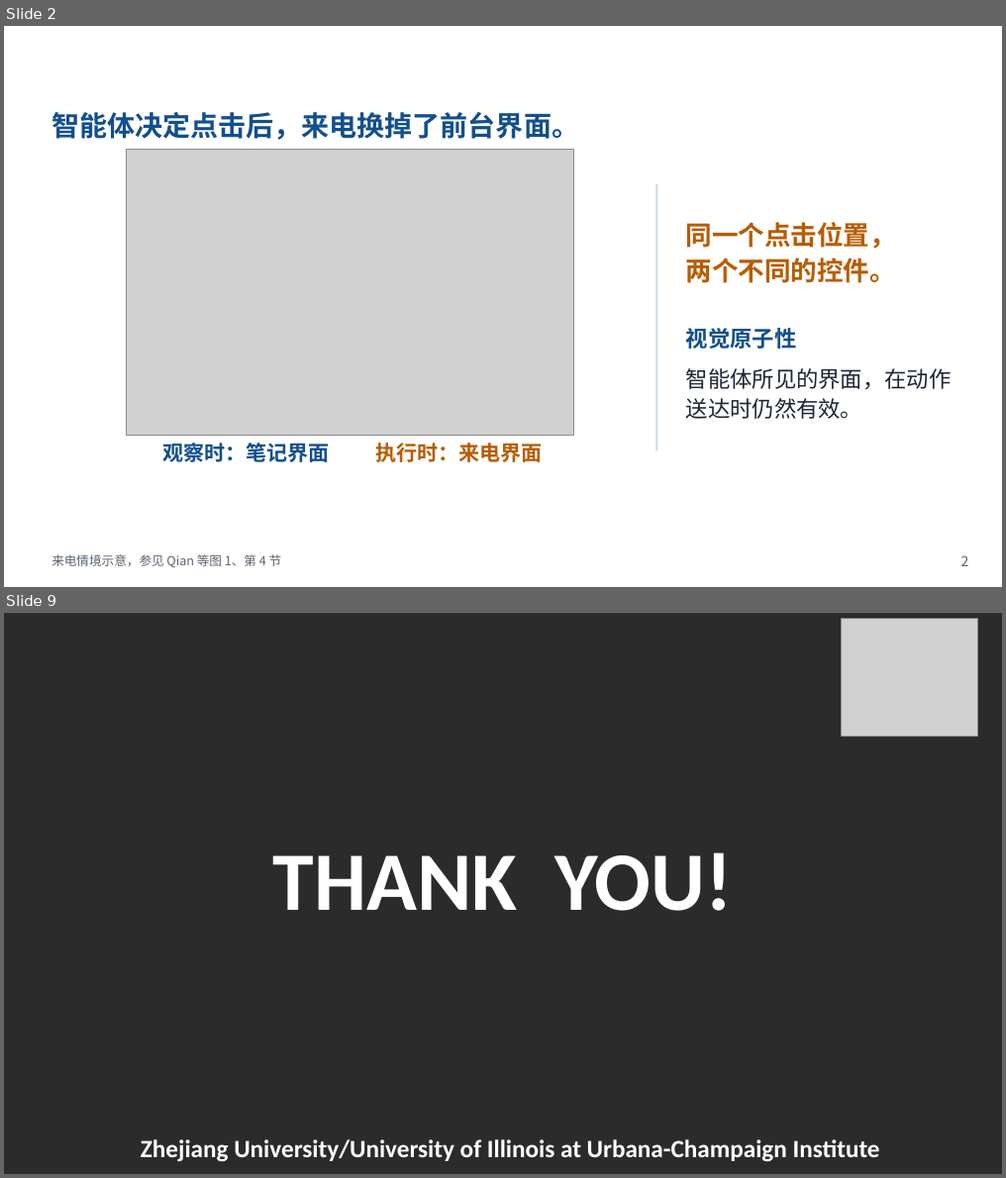
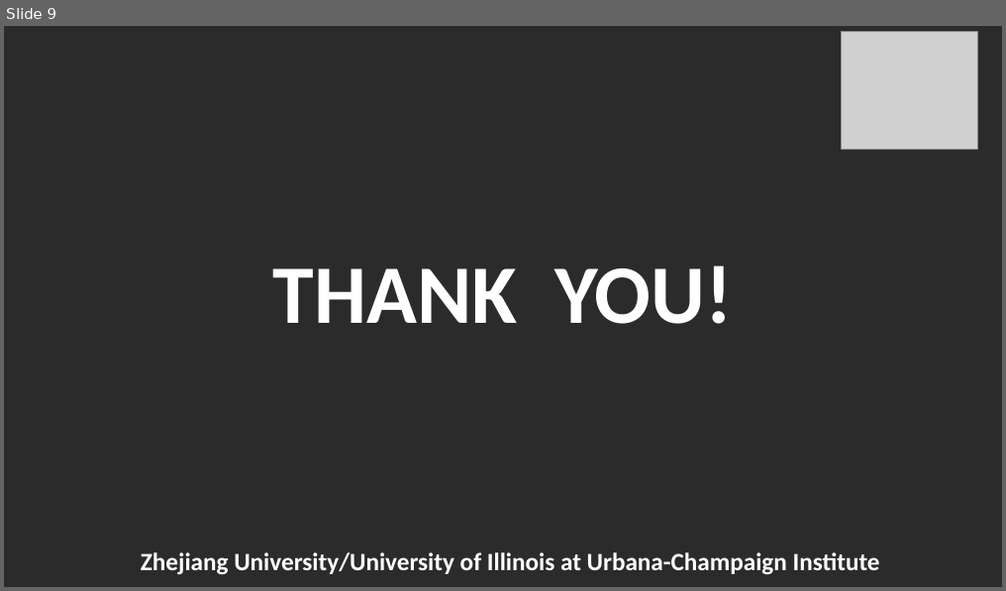
Before and after one commit to Novakru/ZJU-assignment-reports, a slide deck: review/presentation-zh.pptx. Shown one above the other, each under a label of ours: slides 2 and 9 before the commit, slide 9 after it; the slides between them are not shown. The pictures are 1006x1178 and 1006x591 pixels, drawn with LibreOffice and Linux fonts; fonts in the diff are those of the drawing; grey boxes stand for pictures; background and template pictures are left out; a plain dark background stands for a picture behind light text. Boxes give left, top, right and bottom in pixels: in the first picture for what was removed or moved away, otherwise in the second. Text is boxed around its words. In the diff, an @@ line names an element or a change of style, - is before the commit and + after.

Commit message:
Anchor Mind the Gap slides to the paper figures and tables

```diff
--- a/review/presentation-zh.pptx
+++ b/review/presentation-zh.pptx
@@ slide 2 removed at [4, 26, 1002, 587], background #FFFFFF @@
@@ text removed at [36, 30, 784, 69] @@
-来电打断一次点击
@@ text removed at [914, 28, 980, 66] @@
-ZJUI
@@ text removed at [52, 112, 579, 140] @@
-智能体决定点击后，来电换掉了前台界面。
@@ picture removed at [127, 150, 574, 435] @@
@@ rectangle removed at [655, 183, 657, 451] @@
@@ text removed at [686, 222, 896, 283] @@
-同一个点击位置，
-两个不同的控件。
@@ text removed at [686, 328, 797, 349] @@
-视觉原子性
@@ text removed at [686, 369, 951, 419] @@
-智能体所见的界面，在动作送达时仍然有效。
@@ text removed at [162, 443, 329, 463] @@
-观察时：笔记界面
@@ text removed at [375, 443, 542, 463] @@
-执行时：来电界面
@@ text removed at [52, 555, 282, 569] @@
-来电情境示意，参见 Qian 等图 1、第 4 节
@@ text removed at [961, 556, 969, 567] @@
-2
```
Also in this commit, not shown: 4 slides changed, 6 slides added, 5 other slides removed, 22 other files.
